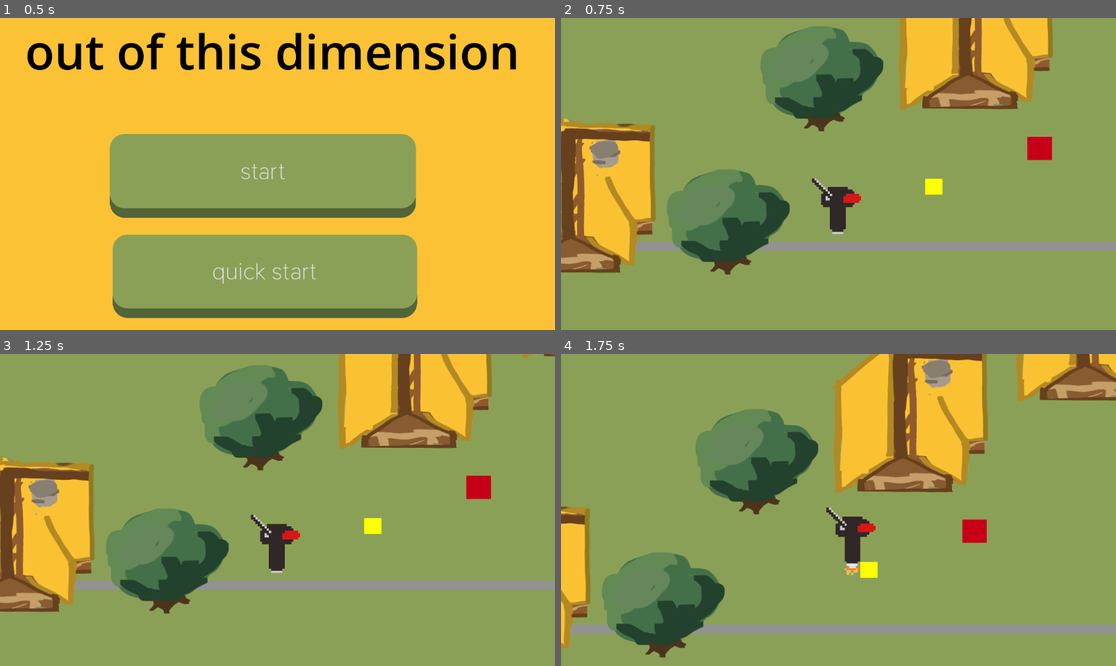
Above: before the commit, frames 1-4 (two rows, left to right).
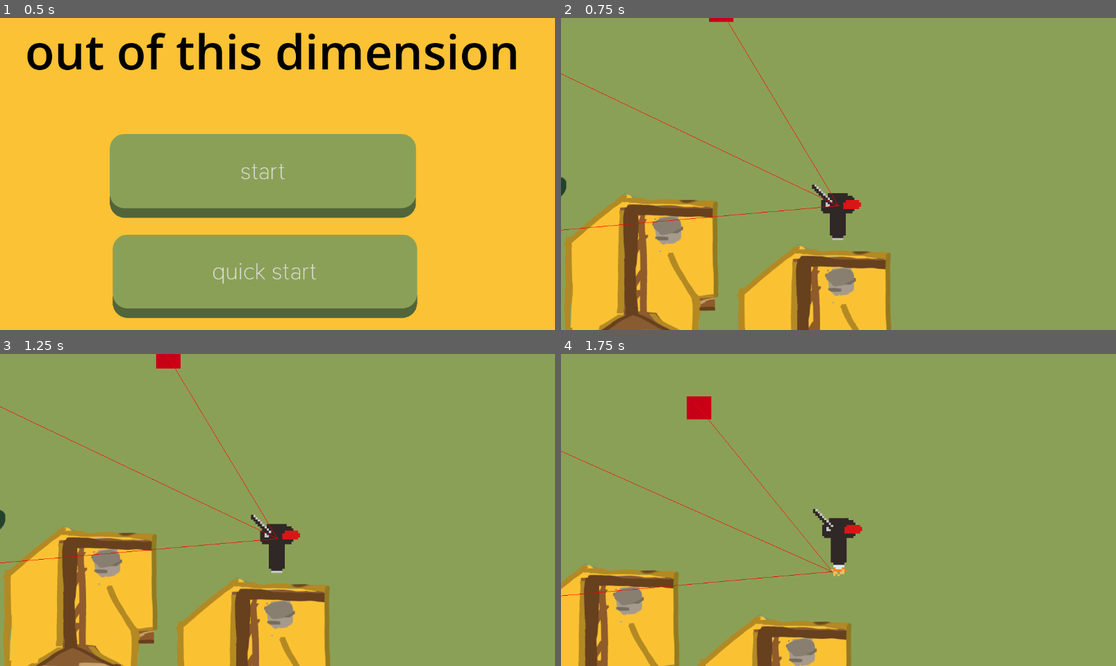
Above: after the commit, the same moments.

Repository: sophieTheProgrammer/queblejam
Game: Godot game, scene res://scenes/start.tscn
Two runs of this game, one before a commit and one after it. Both use one fixed random seed, a clock stepped at 60 frames per second and the inputs below. This scene is started directly instead of the project's main scene.
Inputs:
- Up to frame 1 (0.5 s): no input
- Up to frame 2 (0.75 s): click "start" at 0.5 s
- Up to frame 3 (1.25 s): no input
- Up to frame 4 (1.75 s): hold Right (Right) from 1.28 s (still down); tap Space (Jump) at 1.52 s

Frame 1 is identical in both runs. In frame 2, 40% of the frame differs, in the area x 0-100%, y 0-100%; in frame 3, 40%; in frame 4, 35%.

Commit message:
level 1 and touchdown

Diff:
--- /dev/null
+++ b/scenes/level_0.tscn
@@ -0,0 +1,127 @@
+[gd_scene format=3 uid="uid://ygmskydwuf8"]
+
+[ext_resource type="PackedScene" uid="uid://fqnpaxidr784" path="res://scenes/player.tscn" id="1_xp8tn"]
+[ext_resource type="PackedScene" uid="uid://bey60bmk2kegn" path="res://scenes/tree.tscn" id="2_rhhhf"]
+[ext_resource type="PackedScene" uid="uid://c8nmx000lemsv" path="res://scenes/portal.tscn" id="3_qjcqe"]
+[ext_resource type="Script" uid="uid://cxjff7owyceba" path="res://scripts/game_manager.gd" id="4_jv3i5"]
+[ext_resource type="PackedScene" uid="uid://cn2rabxmse2ls" path="res://scenes/house.tscn" id="5_ll25s"]
+[ext_resource type="PackedScene" uid="uid://ciuakvp37r8bx" path="res://scenes/enemy.tscn" id="6_sk60w"]
+
+[sub_resource type="NavigationPolygon" id="NavigationPolygon_feb5d"]
+vertices = PackedVector2Array(2746.4688, -3140.1484, 2977.2422, 19.992188, -5042.9063, 17, -5014.039, -3472.6797, -2362.8516, -5278.6797)
+polygons = Array[PackedInt32Array]([PackedInt32Array(0, 1, 2, 3, 4)])
+outlines = Array[PackedVector2Array]([PackedVector2Array(-5024, -3478, -5053, 27, 2988, 30, 2756, -3147, -2364, -5290)])
+
+[sub_resource type="WorldBoundaryShape2D" id="WorldBoundaryShape2D_80nbo"]
+
+[node name="level-0" type="Node2D" unique_id=200994837]
+
+[node name="NavigationRegion2D" type="NavigationRegion2D" parent="." unique_id=1527148839]
+position = Vector2(-8, -141)
+navigation_polygon = SubResource("NavigationPolygon_feb5d")
+
+[node name="player" parent="." unique_id=575009404 instance=ExtResource("1_xp8tn")]
+position = Vector2(-25, 111)
+
+[node name="Tree" type="Node" parent="." unique_id=564110298]
+
+[node name="tree" parent="Tree" unique_id=1293499122 instance=ExtResource("2_rhhhf")]
+position = Vector2(-598, -107)
+
+[node name="tree2" parent="Tree" unique_id=1956730079 instance=ExtResource("2_rhhhf")]
+position = Vector2(-2110, -690)
+
+[node name="tree3" parent="Tree" unique_id=593895605 instance=ExtResource("2_rhhhf")]
+position = Vector2(-112, -851)
+
+[node name="tree8" parent="Tree" unique_id=1846803899 instance=ExtResource("2_rhhhf")]
+position = Vector2(-2261, -1772)
+
+[node name="tree10" parent="Tree" unique_id=87462111 instance=ExtResource("2_rhhhf")]
+position = Vector2(-3075, -2851)
+
+[node name="tree9" parent="Tree" unique_id=738252183 instance=ExtResource("2_rhhhf")]
+position = Vector2(-2340, -3216)
+
+[node name="tree6" parent="Tree" unique_id=1383033411 instance=ExtResource("2_rhhhf")]
+position = Vector2(-1592, -2292)
+
+[node name="tree7" parent="Tree" unique_id=1177807440 instance=ExtResource("2_rhhhf")]
+position = Vector2(-769, -1958)
+
+[node name="tree5" parent="Tree" unique_id=1281635400 instance=ExtResource("2_rhhhf")]
+position = Vector2(29, -2336)
+
+[node name="tree4" parent="Tree" unique_id=1082649861 instance=ExtResource("2_rhhhf")]
+position = Vector2(831, -2087)
+
+[node name="StaticBody2D" type="StaticBody2D" parent="." unique_id=743750651]
+
+[node name="CollisionShape2D" type="CollisionShape2D" parent="StaticBody2D" unique_id=260387551]
+shape = SubResource("WorldBoundaryShape2D_80nbo")
+
+[node name="ColorRect" type="ColorRect" parent="StaticBody2D" unique_id=860932114]
+offset_left = -2600.0
+offset_top = -6.0
+offset_right = 3763.0
+offset_bottom = 40.0
+color = Color(0.5709799, 0.5709799, 0.5709799, 1)
+
+[node name="portal" parent="." unique_id=452576932 instance=ExtResource("3_qjcqe")]
+position = Vector2(468, -290)
+DESTINATION = 2
+
+[node name="game_manager" type="Node2D" parent="." unique_id=474106210]
+script = ExtResource("4_jv3i5")
+
+[node name="House" type="Node" parent="." unique_id=1416592367]
+
+[node name="house6" parent="House" unique_id=273667713 instance=ExtResource("5_ll25s")]
+position = Vector2(-1322, -3664)
+scale = Vector2(1, 1)
+
+[node name="house5" parent="House" unique_id=226044333 instance=ExtResource("5_ll25s")]
+position = Vector2(-4043, -2262)
+scale = Vector2(1, 1)
+
+[node name="house4" parent="House" unique_id=581569659 instance=ExtResource("5_ll25s")]
+position = Vector2(-3073, -1921)
+scale = Vector2(1, 1)
+
+[node name="house3" parent="House" unique_id=1505400630 instance=ExtResource("5_ll25s")]
+position = Vector2(1643, -1557)
+scale = Vector2(1, 1)
+
+[node name="house2" parent="House" unique_id=381925926 instance=ExtResource("5_ll25s")]
+position = Vector2(696, -1082)
+scale = Vector2(1, 1)
+
+[node name="house" parent="House" unique_id=822725947 instance=ExtResource("5_ll25s")]
+position = Vector2(-1366, -233)
+scale = Vector2(1, 1)
+
+[node name="Enemy" type="Node" parent="." unique_id=167082925]
+
+[node name="enemy" parent="Enemy" unique_id=1635071808 node_paths=PackedStringArray("Goal") instance=ExtResource("6_sk60w")]
+position = Vector2(1018, -491)
+Goal = NodePath("../../player")
+
+[node name="enemy2" parent="Enemy" unique_id=1707054168 node_paths=PackedStringArray("Goal") instance=ExtResource("6_sk60w")]
+position = Vector2(-1590, -1787)
+Goal = NodePath("../../player")
+
+[node name="enemy3" parent="Enemy" unique_id=260847523 node_paths=PackedStringArray("Goal") instance=ExtResource("6_sk60w")]
+position = Vector2(-687, -3254)
+Goal = NodePath("../../player")
+
+[node name="enemy4" parent="Enemy" unique_id=1602384937 node_paths=PackedStringArray("Goal") instance=ExtResource("6_sk60w")]
+position = Vector2(1708, -3335)
+Goal = NodePath("../../player")
+
+[node name="enemy5" parent="Enemy" unique_id=686659329 node_paths=PackedStringArray("Goal") instance=ExtResource("6_sk60w")]
+position = Vector2(-3411, -3901)
+Goal = NodePath("../../player")
+
+[node name="enemy6" parent="Enemy" unique_id=1714825732 node_paths=PackedStringArray("Goal") instance=ExtResource("6_sk60w")]
+position = Vector2(-3565, -1191)
+Goal = NodePath("../../player")
--- a/scenes/level_1.tscn
+++ b/scenes/level_1.tscn
@@ -1,127 +1,106 @@
-[gd_scene format=3 uid="uid://ygmskydwuf8"]
+[gd_scene format=3 uid="uid://dcqh3cxvh6fn8"]
 
 [ext_resource type="PackedScene" uid="uid://ciuakvp37r8bx" path="res://scenes/enemy.tscn" id="1_fcfvj"]
 [ext_resource type="PackedScene" uid="uid://fqnpaxidr784" path="res://scenes/player.tscn" id="2_pa8r4"]
 [ext_resource type="PackedScene" uid="uid://bey60bmk2kegn" path="res://scenes/tree.tscn" id="3_15mv3"]
 [ext_resource type="PackedScene" uid="uid://c8nmx000lemsv" path="res://scenes/portal.tscn" id="4_e3sih"]
-[ext_resource type="Script" path="res://scripts/game_manager.gd" id="5_2y5yt"]
 [ext_resource type="PackedScene" uid="uid://cn2rabxmse2ls" path="res://scenes/house.tscn" id="6_2os1m"]
 
-[sub_resource type="NavigationPolygon" id="NavigationPolygon_feb5d"]
-vertices = PackedVector2Array(2746.4688, -3140.1484, 2977.2422, 19.992188, -5042.9063, 17, -5014.039, -3472.6797, -2362.8516, -5278.6797)
+[sub_resource type="NavigationPolygon" id="NavigationPolygon_4nkto"]
+vertices = PackedVector2Array(-1460.4063, -3543.289, 2097.9063, -2523.4766, 2069.1094, -1.9765625, -4139.0938, 8.9765625, -4178.867, -4206.2266)
 polygons = Array[PackedInt32Array]([PackedInt32Array(0, 1, 2, 3, 4)])
-outlines = Array[PackedVector2Array]([PackedVector2Array(-5024, -3478, -5053, 27, 2988, 30, 2756, -3147, -2364, -5290)])
+outlines = Array[PackedVector2Array]([PackedVector2Array(-4189, -4219, -4149, 19, 2079, 8, 2108, -2531, -1458, -3553)])
 
-[sub_resource type="WorldBoundaryShape2D" id="WorldBoundaryShape2D_80nbo"]
+[sub_resource type="WorldBoundaryShape2D" id="WorldBoundaryShape2D_fcfvj"]
+distance = -40.0
 
-[node name="leve-1" type="Node2D" unique_id=200994837]
+[sub_resource type="WorldBoundaryShape2D" id="WorldBoundaryShape2D_pa8r4"]
+distance = 366.0
 
-[node name="NavigationRegion2D" type="NavigationRegion2D" parent="." unique_id=1527148839]
-position = Vector2(-8, -141)
-navigation_polygon = SubResource("NavigationPolygon_feb5d")
+[sub_resource type="WorldBoundaryShape2D" id="WorldBoundaryShape2D_15mv3"]
+normal = Vector2(0.00028341007, -0.99999994)
+distance = -6584.985
+
+[sub_resource type="RectangleShape2D" id="RectangleShape2D_e3sih"]
+size = Vector2(6859.375, 394)
+
+[node name="level_1" type="Node2D" unique_id=532896419]
+
+[node name="NavigationRegion2D" type="NavigationRegion2D" parent="." unique_id=1327585009]
+position = Vector2(4542, -11)
+navigation_polygon = SubResource("NavigationPolygon_4nkto")
 
 [node name="player" parent="." unique_id=575009404 instance=ExtResource("2_pa8r4")]
-position = Vector2(-25, 111)
-
-[node name="Tree" type="Node" parent="." unique_id=564110298]
-
-[node name="tree" parent="Tree" unique_id=1293499122 instance=ExtResource("3_15mv3")]
-position = Vector2(-598, -107)
-
-[node name="tree2" parent="Tree" unique_id=1956730079 instance=ExtResource("3_15mv3")]
-position = Vector2(-2110, -690)
-
-[node name="tree3" parent="Tree" unique_id=593895605 instance=ExtResource("3_15mv3")]
-position = Vector2(-112, -851)
-
-[node name="tree8" parent="Tree" unique_id=1846803899 instance=ExtResource("3_15mv3")]
-position = Vector2(-2261, -1772)
-
-[node name="tree10" parent="Tree" unique_id=87462111 instance=ExtResource("3_15mv3")]
-position = Vector2(-3075, -2851)
-
-[node name="tree9" parent="Tree" unique_id=738252183 instance=ExtResource("3_15mv3")]
-position = Vector2(-2340, -3216)
-
-[node name="tree6" parent="Tree" unique_id=1383033411 instance=ExtResource("3_15mv3")]
-position = Vector2(-1592, -2292)
-
-[node name="tree7" parent="Tree" unique_id=1177807440 instance=ExtResource("3_15mv3")]
-position = Vector2(-769, -1958)
-
-[node name="tree5" parent="Tree" unique_id=1281635400 instance=ExtResource("3_15mv3")]
-position = Vector2(29, -2336)
-
-[node name="tree4" parent="Tree" unique_id=1082649861 instance=ExtResource("3_15mv3")]
-position = Vector2(831, -2087)
-
-[node name="StaticBody2D" type="StaticBody2D" parent="." unique_id=743750651]
-
-[node name="CollisionShape2D" type="CollisionShape2D" parent="StaticBody2D" unique_id=260387551]
-shape = SubResource("WorldBoundaryShape2D_80nbo")
-
-[node name="ColorRect" type="ColorRect" parent="StaticBody2D" unique_id=860932114]
-offset_left = -2600.0
-offset_top = -6.0
-offset_right = 3763.0
-offset_bottom = 40.0
-color = Color(0.5709799, 0.5709799, 0.5709799, 1)
+position = Vector2(6326, -1474)
 
 [node name="portal" parent="." unique_id=452576932 instance=ExtResource("4_e3sih")]
-position = Vector2(468, -290)
+position = Vector2(585, -3382)
 DESTINATION = 2
 
-[node name="game_manager" type="Node2D" parent="." unique_id=474106210]
-script = ExtResource("5_2y5yt")
+[node name="StaticBody2D" type="StaticBody2D" parent="." unique_id=1034328894]
 
-[node name="House" type="Node" parent="." unique_id=1416592367]
+[node name="CollisionShape2D" type="CollisionShape2D" parent="StaticBody2D" unique_id=1161863923]
+shape = SubResource("WorldBoundaryShape2D_fcfvj")
 
-[node name="house6" parent="House" unique_id=273667713 instance=ExtResource("6_2os1m")]
-position = Vector2(-1322, -3664)
+[node name="CollisionShape2D2" type="CollisionShape2D" parent="StaticBody2D" unique_id=714111978]
+rotation = 1.5707964
+shape = SubResource("WorldBoundaryShape2D_pa8r4")
+
+[node name="CollisionShape2D3" type="CollisionShape2D" parent="StaticBody2D" unique_id=1990887448]
+rotation = -1.5707964
+shape = SubResource("WorldBoundaryShape2D_15mv3")
+
+[node name="Death" type="Area2D" parent="StaticBody2D" unique_id=1731097111]
+collision_layer = 4
+collision_mask = 4
+
+[node name="Death" type="CollisionShape2D" parent="StaticBody2D/Death" unique_id=1665885613]
+position = Vector2(3191.3125, -91)
+shape = SubResource("RectangleShape2D_e3sih")
+
+[node name="Tree" type="Node" parent="." unique_id=957508679]
+
+[node name="tree" parent="Tree" unique_id=1391525660 instance=ExtResource("3_15mv3")]
+position = Vector2(877, -2779)
+
+[node name="tree2" parent="Tree" unique_id=542462654 instance=ExtResource("3_15mv3")]
+position = Vector2(1776, -2575)
+
+[node name="tree3" parent="Tree" unique_id=637380790 instance=ExtResource("3_15mv3")]
+position = Vector2(2585, -2316)
+
+[node name="tree5" parent="Tree" unique_id=2059312676 instance=ExtResource("3_15mv3")]
+position = Vector2(4594, -1510)
+
+[node name="tree6" parent="Tree" unique_id=1249464462 instance=ExtResource("3_15mv3")]
+position = Vector2(3822, -1857)
+
+[node name="House" type="Node" parent="." unique_id=1345360775]
+
+[node name="house2" parent="House" unique_id=1954024287 instance=ExtResource("6_2os1m")]
+position = Vector2(6208, -852)
 scale = Vector2(1, 1)
 
-[node name="house5" parent="House" unique_id=226044333 instance=ExtResource("6_2os1m")]
-position = Vector2(-4043, -2262)
+[node name="house4" parent="House" unique_id=1217257257 instance=ExtResource("6_2os1m")]
+position = Vector2(3120, -1863)
 scale = Vector2(1, 1)
 
-[node name="house4" parent="House" unique_id=581569659 instance=ExtResource("6_2os1m")]
-position = Vector2(-3073, -1921)
+[node name="house5" parent="House" unique_id=1901791013 instance=ExtResource("6_2os1m")]
+position = Vector2(5311, -1119)
 scale = Vector2(1, 1)
 
-[node name="house3" parent="House" unique_id=1505400630 instance=ExtResource("6_2os1m")]
-position = Vector2(1643, -1557)
-scale = Vector2(1, 1)
+[node name="Enemy" type="Node" parent="." unique_id=1054087828]
 
-[node name="house2" parent="House" unique_id=381925926 instance=ExtResource("6_2os1m")]
-position = Vector2(696, -1082)
-scale = Vector2(1, 1)
-
-[node name="house" parent="House" unique_id=822725947 instance=ExtResource("6_2os1m")]
-position = Vector2(-1366, -233)
-scale = Vector2(1, 1)
-
-[node name="Node" type="Node" parent="." unique_id=167082925]
-
-[node name="enemy" parent="Node" unique_id=1635071808 node_paths=PackedStringArray("Goal") instance=ExtResource("1_fcfvj")]
-position = Vector2(1018, -491)
+[node name="enemy" parent="Enemy" unique_id=1707054168 node_paths=PackedStringArray("Goal") instance=ExtResource("1_fcfvj")]
+position = Vector2(5703, -2511)
 Goal = NodePath("../../player")
 
-[node name="enemy2" parent="Node" unique_id=1707054168 node_paths=PackedStringArray("Goal") instance=ExtResource("1_fcfvj")]
-position = Vector2(-1590, -1787)
+[node name="enemy2" parent="Enemy" unique_id=1629312603 node_paths=PackedStringArray("Goal") instance=ExtResource("1_fcfvj")]
+position = Vector2(3019, -3049)
 Goal = NodePath("../../player")
 
-[node name="enemy3" parent="Node" unique_id=260847523 node_paths=PackedStringArray("Goal") instance=ExtResource("1_fcfvj")]
-position = Vector2(-687, -3254)
+[node name="enemy3" parent="Enemy" unique_id=1269175327 node_paths=PackedStringArray("Goal") instance=ExtResource("1_fcfvj")]
+position = Vector2(1101, -1017)
 Goal = NodePath("../../player")
 
-[node name="enemy4" parent="Node" unique_id=1602384937 node_paths=PackedStringArray("Goal") instance=ExtResource("1_fcfvj")]
-position = Vector2(1708, -3335)
-Goal = NodePath("../../player")
-
-[node name="enemy5" parent="Node" unique_id=686659329 node_paths=PackedStringArray("Goal") instance=ExtResource("1_fcfvj")]
-position = Vector2(-3411, -3901)
-Goal = NodePath("../../player")
-
-[node name="enemy6" parent="Node" unique_id=1714825732 node_paths=PackedStringArray("Goal") instance=ExtResource("1_fcfvj")]
-position = Vector2(-3565, -1191)
-Goal = NodePath("../../player")
+[connection signal="area_entered" from="StaticBody2D/Death" to="player" method="_on_death_area_entered"]
--- /dev/null
+++ b/scenes/level_touchdown.tscn
@@ -0,0 +1,120 @@
+[gd_scene format=3 uid="uid://jb1dkmkqemmv"]
+
+[ext_resource type="PackedScene" uid="uid://fqnpaxidr784" path="res://scenes/player.tscn" id="1_sc5ue"]
+[ext_resource type="PackedScene" uid="uid://c8nmx000lemsv" path="res://scenes/portal.tscn" id="2_egi6p"]
+[ext_resource type="PackedScene" uid="uid://bey60bmk2kegn" path="res://scenes/tree.tscn" id="3_n2bmc"]
+[ext_resource type="PackedScene" uid="uid://cn2rabxmse2ls" path="res://scenes/house.tscn" id="4_iccs0"]
+[ext_resource type="PackedScene" uid="uid://ciuakvp37r8bx" path="res://scenes/enemy.tscn" id="5_ghss4"]
+
+[sub_resource type="NavigationPolygon" id="NavigationPolygon_4nkto"]
+vertices = PackedVector2Array(281.85156, -5129.0625, 158.22656, 11.9765625, -4516.383, 5.0078125, -4704.758, -4837.961, -1863.1172, -6267.742)
+polygons = Array[PackedInt32Array]([PackedInt32Array(0, 1, 2, 3, 4)])
+outlines = Array[PackedVector2Array]([PackedVector2Array(-4715, -4844, -4526, 15, 168, 22, 292, -5135, -1863, -6279)])
+
+[sub_resource type="Theme" id="Theme_4nkto"]
+
+[sub_resource type="WorldBoundaryShape2D" id="WorldBoundaryShape2D_fcfvj"]
+distance = -40.0
+
+[sub_resource type="WorldBoundaryShape2D" id="WorldBoundaryShape2D_pa8r4"]
+distance = -163.00014
+
+[sub_resource type="WorldBoundaryShape2D" id="WorldBoundaryShape2D_15mv3"]
+normal = Vector2(0.00028341007, -0.99999994)
+distance = -4722.7686
+
+[sub_resource type="RectangleShape2D" id="RectangleShape2D_4nkto"]
+size = Vector2(5124.75, 394)
+
+[node name="level_touchdown" type="Node2D" unique_id=985326687]
+
+[node name="NavigationRegion2D" type="NavigationRegion2D" parent="." unique_id=1076676205]
+position = Vector2(4542, -11)
+navigation_polygon = SubResource("NavigationPolygon_4nkto")
+
+[node name="RichTextLabel" type="RichTextLabel" parent="." unique_id=326295590]
+offset_left = 1953.0
+offset_top = -4022.0
+offset_right = 2562.0
+offset_bottom = -3612.0
+theme = SubResource("Theme_4nkto")
+theme_override_font_sizes/normal_font_size = 100
+text = "Wait for it..."
+
+[node name="player" parent="." unique_id=575009404 instance=ExtResource("1_sc5ue")]
+position = Vector2(159, -3130)
+
+[node name="portal" parent="." unique_id=452576932 instance=ExtResource("2_egi6p")]
+position = Vector2(4401, -1817)
+DESTINATION = 2
+
+[node name="StaticBody2D" type="StaticBody2D" parent="." unique_id=850290715]
+
+[node name="CollisionShape2D" type="CollisionShape2D" parent="StaticBody2D" unique_id=1283768747]
+shape = SubResource("WorldBoundaryShape2D_fcfvj")
+
+[node name="CollisionShape2D2" type="CollisionShape2D" parent="StaticBody2D" unique_id=345422280]
+rotation = 1.5707964
+shape = SubResource("WorldBoundaryShape2D_pa8r4")
+
+[node name="CollisionShape2D3" type="CollisionShape2D" parent="StaticBody2D" unique_id=1343438125]
+rotation = -1.5707964
+shape = SubResource("WorldBoundaryShape2D_15mv3")
+
+[node name="Death" type="Area2D" parent="StaticBody2D" unique_id=1092303230]
+collision_layer = 4
+collision_mask = 4
+
+[node name="Death" type="CollisionShape2D" parent="StaticBody2D/Death" unique_id=1203118574]
+position = Vector2(2324, -91)
+shape = SubResource("RectangleShape2D_4nkto")
+
+[node name="Tree" type="Node" parent="." unique_id=1027461552]
+
+[node name="tree" parent="Tree" unique_id=1391525660 instance=ExtResource("3_n2bmc")]
+position = Vector2(1024, -2941)
+
+[node name="tree2" parent="Tree" unique_id=2031004561 instance=ExtResource("3_n2bmc")]
+position = Vector2(1675, -3115)
+
+[node name="tree3" parent="Tree" unique_id=1921199110 instance=ExtResource("3_n2bmc")]
+position = Vector2(2326, -3263)
+
+[node name="tree4" parent="Tree" unique_id=1740709721 instance=ExtResource("3_n2bmc")]
+position = Vector2(2327, -787)
+
+[node name="tree5" parent="Tree" unique_id=797811607 instance=ExtResource("3_n2bmc")]
+position = Vector2(3610, -1046)
+
+[node name="tree6" parent="Tree" unique_id=193651190 instance=ExtResource("3_n2bmc")]
+position = Vector2(2967, -910)
+
+[node name="House" type="Node" parent="." unique_id=1418792038]
+
+[node name="house" parent="House" unique_id=273667713 instance=ExtResource("4_iccs0")]
+position = Vector2(305, -2589)
+scale = Vector2(1, 1)
+
+[node name="house2" parent="House" unique_id=473170789 instance=ExtResource("4_iccs0")]
+position = Vector2(4351, -1030)
+scale = Vector2(1, 1)
+
+[node name="house3" parent="House" unique_id=2011144360 instance=ExtResource("4_iccs0")]
+position = Vector2(2948, -3929)
+scale = Vector2(1, 1)
+
+[node name="house4" parent="House" unique_id=408789223 instance=ExtResource("4_iccs0")]
+position = Vector2(2968, -4764)
+scale = Vector2(1, 1)
+
+[node name="house5" parent="House" unique_id=1581812665 instance=ExtResource("4_iccs0")]
+position = Vector2(4260, -4331)
+scale = Vector2(1, 1)
+
+[node name="Enemy" type="Node" parent="." unique_id=2057262548]
+
+[node name="enemy" parent="Enemy" unique_id=1707054168 node_paths=PackedStringArray("Goal") instance=ExtResource("5_ghss4")]
+position = Vector2(2306, -5321)
+Goal = NodePath("../../player")
+
+[connection signal="area_entered" from="StaticBody2D/Death" to="player" method="_on_death_area_entered"]
--- a/scenes/player.tscn
+++ b/scenes/player.tscn
@@ -90,8 +90,8 @@
 shape = SubResource("RectangleShape2D_qhqgy")
 
 [node name="Enemy Collision" type="Area2D" parent="." unique_id=1429330909]
-collision_layer = 2
-collision_mask = 2
+collision_layer = 6
+collision_mask = 6
 
 [node name="CollisionShape2D2" type="CollisionShape2D" parent="Enemy Collision" unique_id=1270853025]
 position = Vector2(4, 20.000004)
--- a/scripts/global.gd
+++ b/scripts/global.gd
@@ -1,5 +1,5 @@
 extends Node
-@export var debug = true
+@export var debug = false
 
 const LEVEL_1 = preload("res://scenes/level_1.tscn")
 const LEVEL_2 = preload("res://scenes/testing.tscn")
--- a/scripts/player.gd
+++ b/scripts/player.gd
@@ -77,3 +77,7 @@
 
 func _on_coyote_timer_timeout() -> void:
 	coyote = false
+
+
+func _on_death_area_entered(area: Area2D) -> void:
+	get_tree().reload_current_scene()
